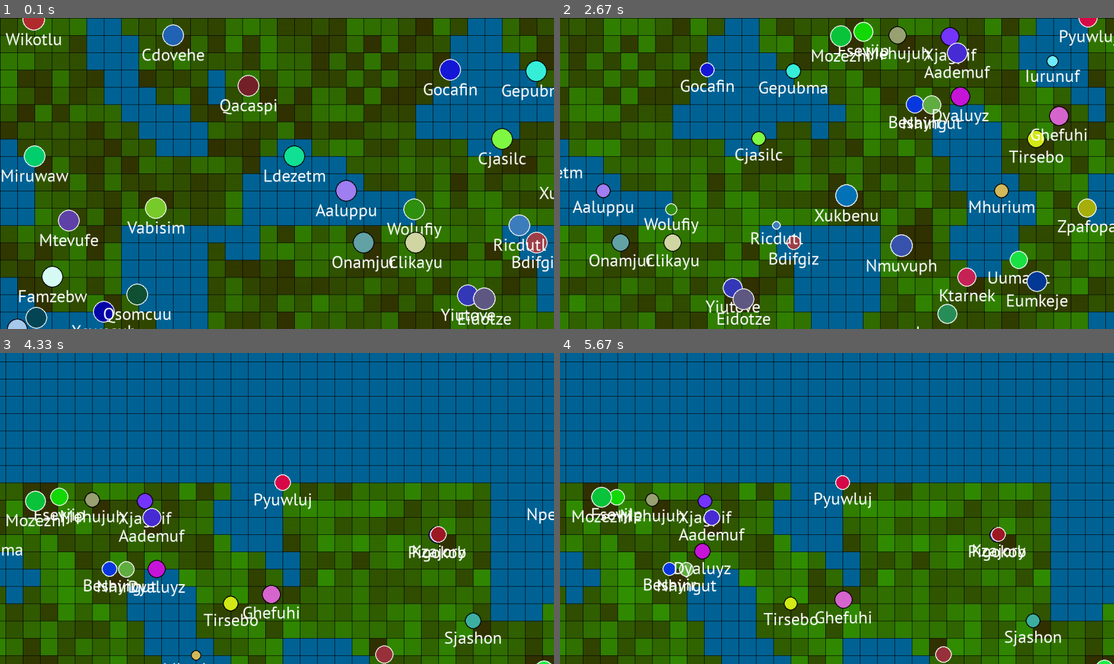
Above: before the commit, frames 1-4 (two rows, left to right).
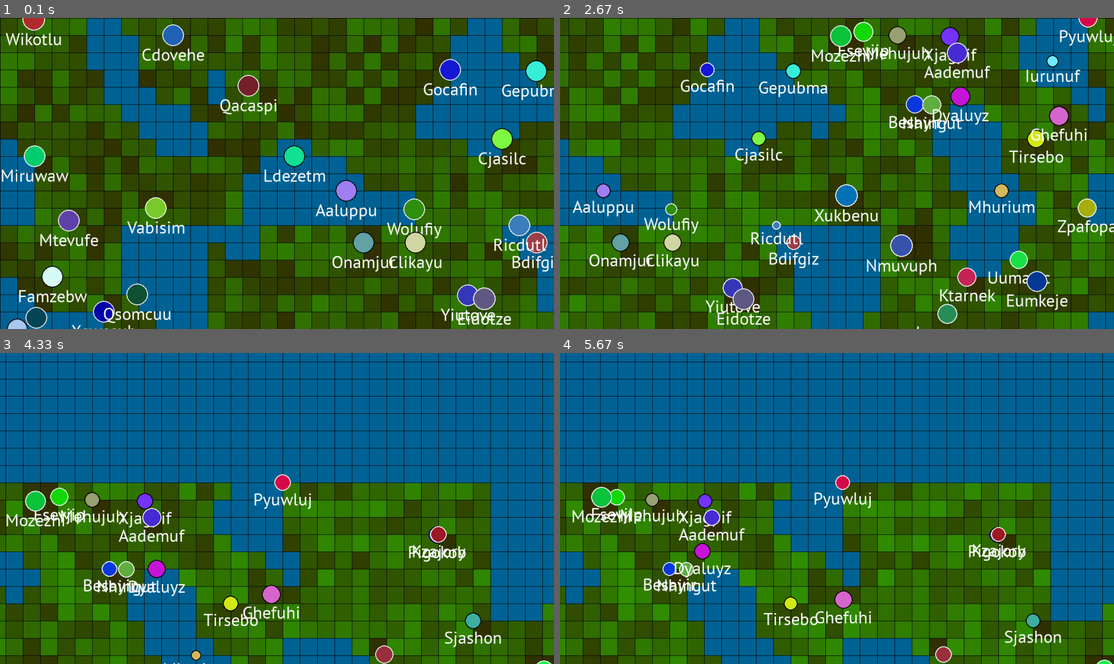
Above: after the commit, the same moments.

Repository: coding-lines/evolvers
Game: pygame game, started from Evolvers/run_v2.py
Two runs of this game, one before a commit and one after it. Both use one fixed random seed, a clock stepped at 60 frames per second and the inputs below.
Inputs:
- Up to frame 1 (0.1 s): no input
- Up to frame 2 (2.67 s): hold Right 0.33-0.8 s; hold Up 0.88-1.18 s; hold Right 1.22-1.68 s; hold Left 1.72-2.25 s; hold Down 2.28-2.58 s; hold Left from 2.62 s (still down)
- Up to frame 3 (4.33 s): release Left at 3.02 s; hold Up 3.05-3.42 s; hold Right 3.45-4.08 s; hold Down from 4.12 s (still down)
- Up to frame 4 (5.67 s): release Down at 4.48 s; hold Left 4.52-4.98 s; hold Right 5.02-5.48 s; hold Up from 5.52 s (still down)

The runs differ from the first frame. In frame 1, less than 0.1% of the frame differs, in the area x 97-100%, y 54-59%; in frame 2, less than 0.1%; in frame 3, 0.2%, in the area x 0-100%, y 49-66%; in frame 4, nothing differs.

Commit message:
Drastically improved rendering performance

Diff:
--- a/Evolvers/Renderer.py
+++ b/Evolvers/Renderer.py
@@ -60,9 +60,11 @@
                         draw_x = (chunk_coords[0]) * chunk_pixel_size - camera.x * tile_size + x * tile_size
                         draw_y = (chunk_coords[1]) * chunk_pixel_size - camera.y * tile_size + y * tile_size
 
-                        color = self.water_color if chunk.terrain[x][y] == -1 else self.mix_color(self.mix_color(self.grown, self.ungrown, chunk.food[x][y] / 10), self.infertile, chunk.terrain[x][y])
+                        #If tile is visible
+                        if draw_x + tile_size > 0 and draw_x < self.width and draw_y + tile_size > 0 and draw_y < self.height:
+                            color = self.water_color if chunk.terrain[x][y] == -1 else self.mix_color(self.mix_color(self.grown, self.ungrown, chunk.food[x][y] / 10), self.infertile, chunk.terrain[x][y])
 
-                        pygame.draw.rect(screen, color, [draw_x, draw_y, tile_size, tile_size])
+                            pygame.draw.rect(screen, color, [draw_x, draw_y, tile_size, tile_size])
 
         for n in range(math.ceil(self.height / tile_size)):
             pygame.draw.line(screen, [0, 0, 0], [0, (-camera.y % 1) * tile_size + n * tile_size], [self.width, (-camera.y % 1) * tile_size + n * tile_size])
@@ -78,8 +80,10 @@
             size = round(((creature.energy + 50) * camera.z * self.scaling) // 250)
             pos = [round((creature.x - camera.x) * self.scaling * camera.z), round((creature.y - camera.y) * self.scaling * camera.z)]
 
-            pygame.draw.circle(screen, creature.background_color, pos, size + 2)
-            pygame.draw.circle(screen, creature.color, pos, size)
+            if pos[0] - size < self.width and pos[0] + size > 0 and pos[1] - size < self.height and pos[1] + size > 0:
 
-            name_label = font.render(creature.name, True, [255, 255, 255])
-            screen.blit(name_label, [pos[0] - (name_label.get_width() // 2), pos[1] + size])
+                pygame.draw.circle(screen, creature.background_color, pos, size + 2)
+                pygame.draw.circle(screen, creature.color, pos, size)
+
+                name_label = font.render(creature.name, True, [255, 255, 255])
+                screen.blit(name_label, [pos[0] - (name_label.get_width() // 2), pos[1] + size])
